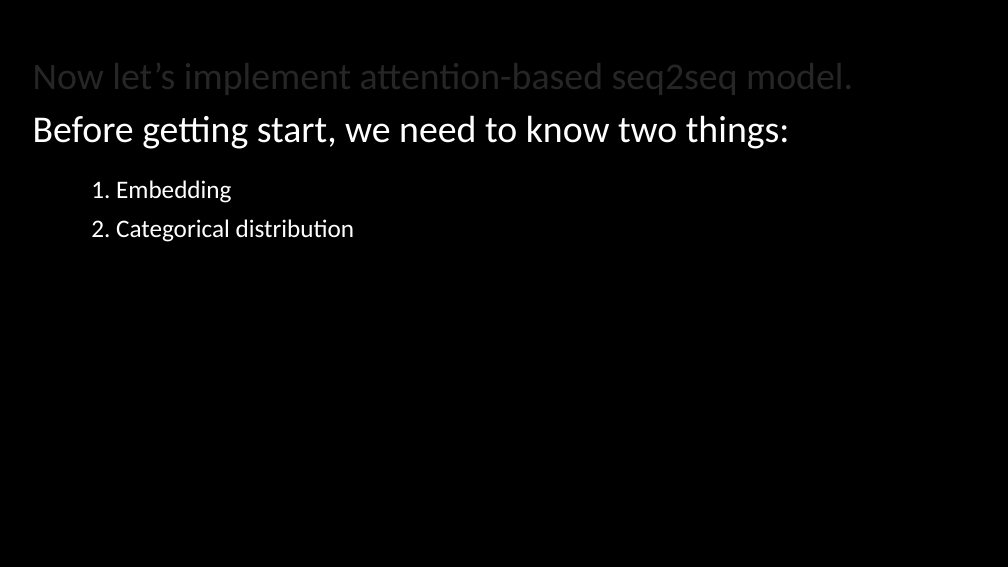
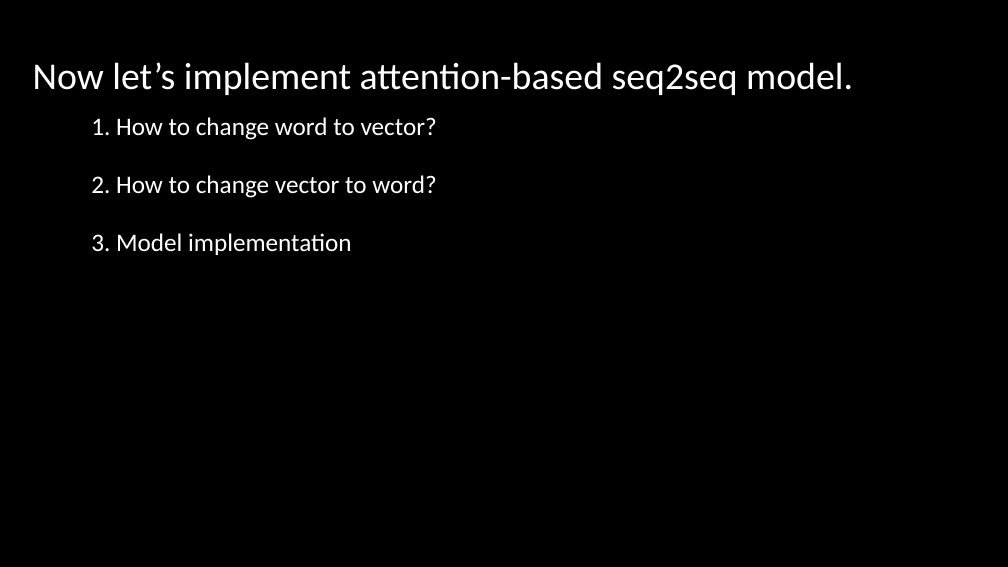
Before and after one commit to minseok127/paper_reviews, a slide deck: slide 54 of deep_learning/Neural Machine Translation with Attention.pptx (slide 48 before the commit). Drawn at 1008x567 pixels with LibreOffice and Linux fonts; fonts in the diff are those of the drawing. Boxes give left, top, right and bottom in pixels: in the first picture for what was removed or moved away, otherwise in the second. Text is boxed around its words. In the diff, an @@ line names an element or a change of style, - is before the commit and + after.

Commit message:
Neural Machine Translation with Attention Complete

```diff
--- a/deep_learning/Neural Machine Translation with Attention.pptx
+++ b/deep_learning/Neural Machine Translation with Attention.pptx
@@ text "Now let’s implement attention-based seq2seq ..." at [33, 62, 853, 95]: text colour #FFFFFF at 15% opacity to #FFFFFF @@
@@ text removed at [33, 115, 790, 149] @@
-Before getting start, we need to know two things:
@@ text at [91, 117, 437, 140]: text changed @@
-1. Embedding
+1. How to change word to vector?
@@ text at [91, 175, 436, 198]: text changed @@
-2. Categorical distribution
+2. How to change vector to word?
@@ text added at [91, 233, 352, 255], 24 pt, text #FFFFFF @@
+3. Model implementation
```
Also in this commit, not shown: 20 other slides changed, 75 slides added, 1 slide removed, 1 other file.
